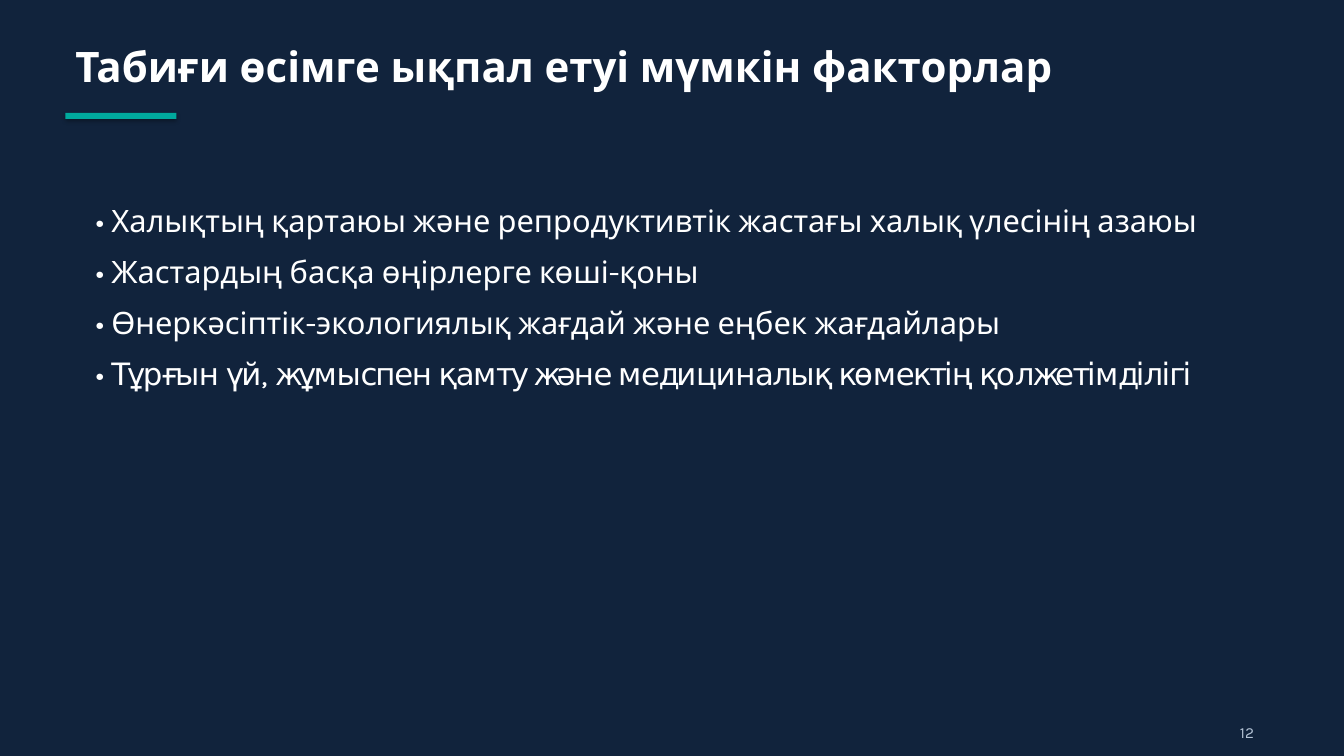
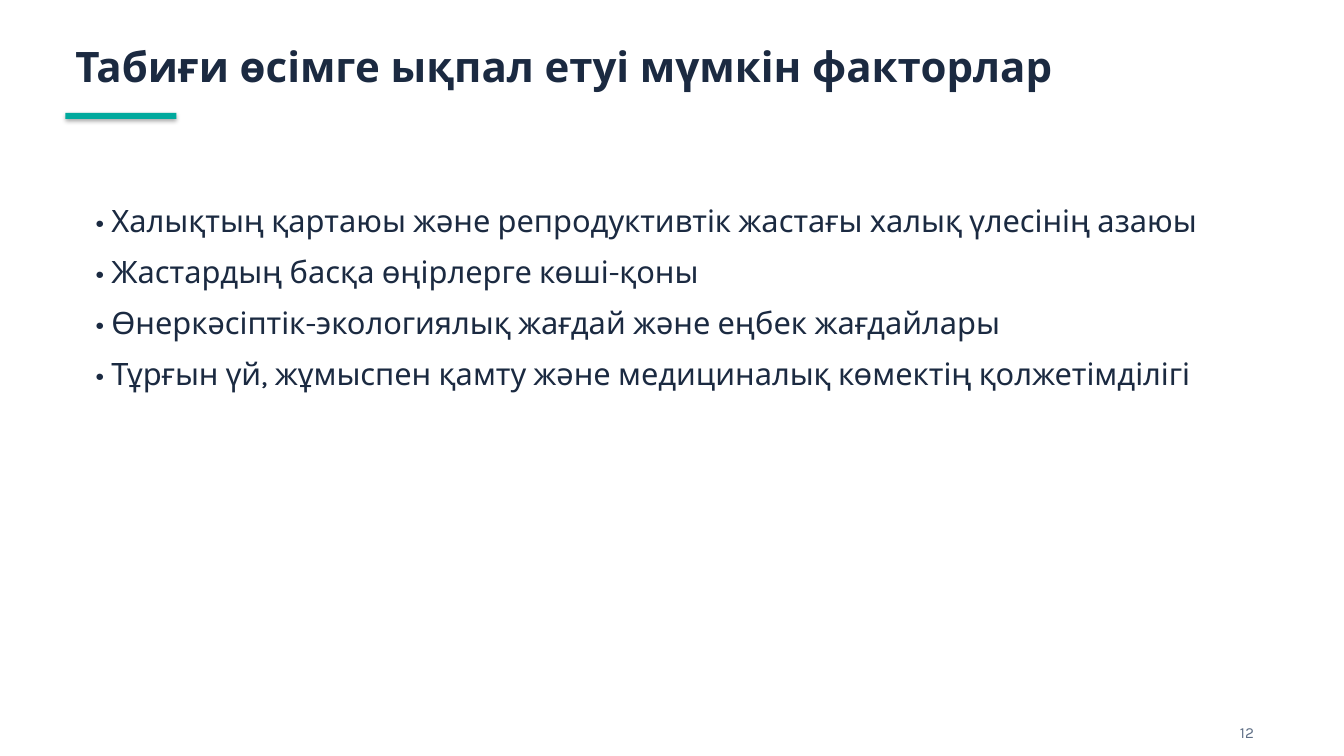
Before and after one commit to aizhanzhansarbaeva-ai/test, a slide deck: slide 12 of presentation/Табиғи_өсім_Орталық_Қазақстан_2025.pptx. Drawn at 1344x756 pixels with LibreOffice and Linux fonts; fonts in the diff are those of the drawing. Boxes give left, top, right and bottom in pixels: in the first picture for what was removed or moved away, otherwise in the second. Text is boxed around its words. In the diff, an @@ line names an element or a change of style, - is before the commit and + after.

```diff
--- a/presentation/Табиғи_өсім_Орталық_Қазақстан_2025.pptx
+++ b/presentation/Табиғи_өсім_Орталық_Қазақстан_2025.pptx
@@ background #11233C to #FFFFFF @@
@@ text "Табиғи өсімге ықпал етуі мүмкін ..." at (x1=75, y1=50, x2=1052, y2=92): text colour #FFFFFF to #1B2A41 @@
@@ text "• Халықтың қартаюы және репродуктивтік ..." at (x1=111, y1=209, x2=1196, y2=393): text colour #FFFFFF to #1B2A41 @@
@@ text "12" at (x1=1240, y1=728, x2=1254, y2=738): text colour #B5C4D6 to #5E6E85 @@
```
Also in this commit, not shown: 12 other slides changed.
